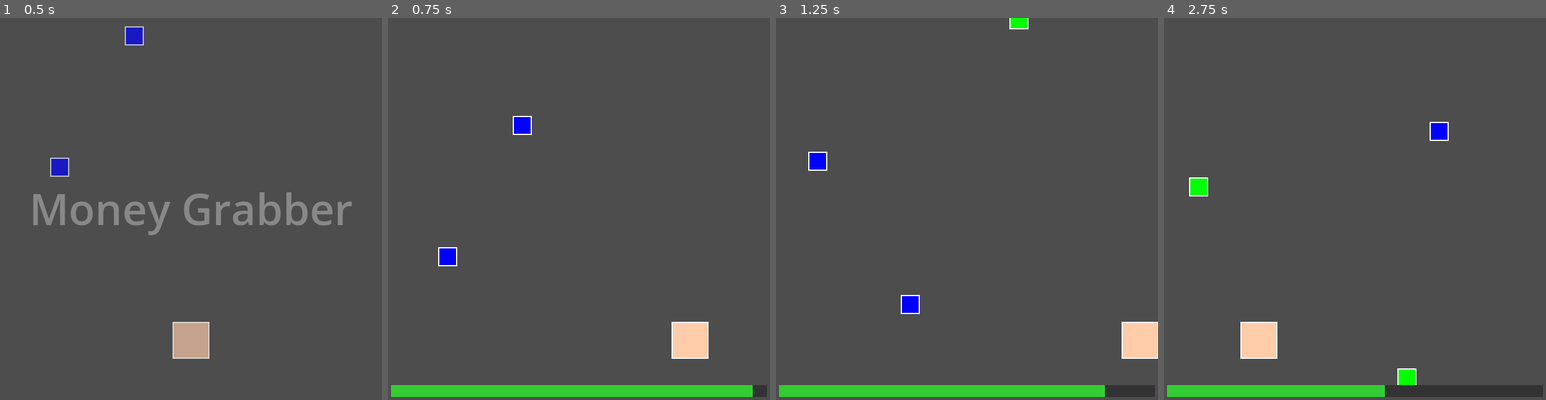
Above: before the commit, frames 1-4 (left to right).
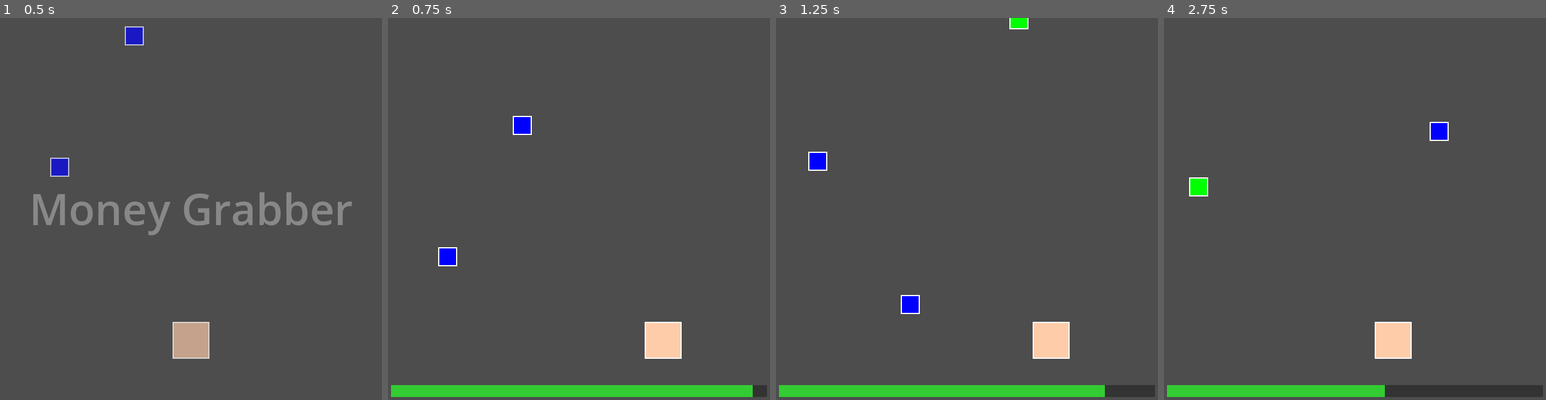
Above: after the commit, the same moments.

Repository: Tombarr/ai-microgames
Game: Godot game, scene res://main.tscn
Two runs of this game, one before a commit and one after it. Both use one fixed random seed, a clock stepped at 60 frames per second and the inputs below.
Inputs (mouse positions are in pixels of both pictures, inside the frame that each line leads up to):
- Up to frame 1 (0.5 s): no input
- Up to frame 2 (0.75 s): tap Enter (ui_accept) at 0.5 s; move the mouse to (663, 189) at 0.52 s; hold D (move_right) from 0.53 s (still down); hold Space (jump) from 0.53 s (still down); click (663, 189) at 0.67 s
- Up to frame 3 (1.25 s): keep holding D (move_right); keep holding Space (jump)
- Up to frame 4 (2.75 s): release D (move_right) at 1.25 s; release Space (jump) at 1.25 s; drag from (1278, 228) to (1526, 338) at 1.27 s; move the mouse to (1393, 124) at 2.02 s; hold A (move_left) from 2.03 s (still down); hold Space (jump) from 2.03 s (still down); click (1393, 124) at 2.17 s

Frame 1 is identical in both runs. In frame 2, 1.4% of the frame differs, in the area x 67-84%, y 79-90%; in frame 3, 1.9%; in frame 4, 2.1%, in the area x 20-67%, y 79-97%.

Commit message:
touch controls

Diff:
--- a/games/box_pusher/main.gd
+++ b/games/box_pusher/main.gd
@@ -118,6 +118,11 @@
 # Visuals
 var player_sprite: Sprite2D
 var box_sprite: Sprite2D
+
+# Touch input
+var touch_start_pos: Vector2 = Vector2.ZERO
+var touch_active: bool = false
+const SWIPE_THRESHOLD: float = 30.0  # Minimum distance for a swipe
 
 func _ready():
 	instruction = "PUSH!"
@@ -239,15 +244,36 @@
 		return
 
 	var dir = Vector2i.ZERO
-	# Arrow keys
-	if event.is_action_pressed("ui_up") or event.is_action_pressed("move_up"):
-		dir = Vector2i.UP
-	elif event.is_action_pressed("ui_down") or event.is_action_pressed("move_down"):
-		dir = Vector2i.DOWN
-	elif event.is_action_pressed("ui_left") or event.is_action_pressed("move_left"):
-		dir = Vector2i.LEFT
-	elif event.is_action_pressed("ui_right") or event.is_action_pressed("move_right"):
-		dir = Vector2i.RIGHT
+
+	# Touch/Screen input for swipe gestures
+	if event is InputEventScreenTouch:
+		if event.pressed:
+			touch_active = true
+			touch_start_pos = event.position
+		else:
+			if touch_active:
+				touch_active = false
+				var swipe_vector = event.position - touch_start_pos
+
+				# Check if swipe is long enough
+				if swipe_vector.length() >= SWIPE_THRESHOLD:
+					# Determine primary direction (largest component)
+					if abs(swipe_vector.x) > abs(swipe_vector.y):
+						dir = Vector2i.RIGHT if swipe_vector.x > 0 else Vector2i.LEFT
+					else:
+						dir = Vector2i.DOWN if swipe_vector.y > 0 else Vector2i.UP
+
+	# Mouse input for desktop testing (single click to move toward click)
+	elif event is InputEventMouseButton and event.pressed and event.button_index == MOUSE_BUTTON_LEFT:
+		var click_pos = event.position
+		var player_screen_pos = level_root.position + (Vector2(player_pos) * TILE_SIZE + Vector2(TILE_SIZE/2.0, TILE_SIZE/2.0)) * level_root.scale
+		var to_click = click_pos - player_screen_pos
+
+		# Determine direction based on which component is larger
+		if abs(to_click.x) > abs(to_click.y):
+			dir = Vector2i.RIGHT if to_click.x > 0 else Vector2i.LEFT
+		else:
+			dir = Vector2i.DOWN if to_click.y > 0 else Vector2i.UP
 
 	if dir != Vector2i.ZERO:
 		_try_move(dir)
--- a/games/flappy_bird/main.gd
+++ b/games/flappy_bird/main.gd
@@ -69,12 +69,11 @@
 func _process(delta):
 	time_elapsed += delta
 
-	# Check timeout
+	# Check timeout - surviving 5 seconds is a win!
 	if time_elapsed >= GAME_DURATION:
 		if not game_ended:
-			# Only play lose sound if player didn't score
-			if current_score == 0:
-				$sfx_lose.play()
+			add_score(100)  # Win by survival
+			$sfx_win.play()
 			end_game()
 			game_ended = true
 		return
@@ -103,20 +102,11 @@
 	for i in range(pipes.size() - 1, -1, -1):
 		var pipe = pipes[i]
 
-		# Check if bird passed the pipe
+		# Check if bird passed the pipe (just for scoring, not for win condition)
 		if not pipe.get_meta("passed") and pipe.position.x + PIPE_WIDTH < bird.position.x:
 			pipe.set_meta("passed", true)
 			pipes_passed += 1
-			add_score(1)
 			print("Passed pipe! Total: " + str(pipes_passed))
-
-			# Check win condition
-			if pipes_passed >= TARGET_SCORE:
-				add_score(100)  # Bonus for winning
-				$sfx_win.play()
-				end_game()
-				game_ended = true
-				return
 
 		# Check collision with pipe
 		var top_pipe = pipe.get_node("TopPipe")
@@ -142,11 +132,11 @@
 	if game_ended:
 		return
 
-	if event is InputEventMouseButton and event.pressed and event.button_index == MOUSE_BUTTON_LEFT:
+	# Touch/tap input for jumping
+	if event is InputEventScreenTouch and event.pressed:
 		bird_velocity = JUMP_VELOCITY
-	elif event is InputEventScreenTouch and event.pressed:
-		bird_velocity = JUMP_VELOCITY
-	elif event.is_action_pressed("jump") or event.is_action_pressed("ui_up") or event.is_action_pressed("move_up"):
+	# Mouse click for desktop compatibility
+	elif event is InputEventMouseButton and event.pressed and event.button_index == MOUSE_BUTTON_LEFT:
 		bird_velocity = JUMP_VELOCITY
 
 func _spawn_pipe(safe_gap_y: float = -1.0):
--- a/games/geo_stacker/main.gd
+++ b/games/geo_stacker/main.gd
@@ -68,6 +68,13 @@
 var drop_timer = 0.0
 var drop_interval = 0.5  # Faster drops for microgame
 
+# Touch input
+var touch_start_pos: Vector2 = Vector2.ZERO
+var touch_active: bool = false
+var swipe_processed: bool = false  # Track if swipe was already processed
+const SWIPE_THRESHOLD: float = 30.0  # Minimum distance for a swipe
+const TAP_THRESHOLD: float = 10.0  # Maximum distance for a tap (rotation)
+
 func _ready():
 	instruction = "STACK!"
 	super._ready()
@@ -229,15 +236,71 @@
 		drop_timer = 0.0
 		_move_piece(Vector2(0, 1))
 
-	# Input handling (Arrow keys and WASD via custom actions)
-	if Input.is_action_just_pressed("ui_left") or Input.is_action_just_pressed("move_left"):
-		_move_piece(Vector2(-1, 0))
-	if Input.is_action_just_pressed("ui_right") or Input.is_action_just_pressed("move_right"):
-		_move_piece(Vector2(1, 0))
-	if Input.is_action_just_pressed("ui_down") or Input.is_action_just_pressed("move_down"):
-		_move_piece(Vector2(0, 1))
-	if Input.is_action_just_pressed("ui_up") or Input.is_action_just_pressed("move_up"):
-		_rotate_piece()
+func _input(event):
+	if not game_active or current_piece == null:
+		return
+
+	# Touch/Screen input for swipe gestures
+	if event is InputEventScreenTouch:
+		if event.pressed:
+			touch_active = true
+			touch_start_pos = event.position
+			swipe_processed = false
+		else:
+			if touch_active and not swipe_processed:
+				touch_active = false
+				var swipe_vector = event.position - touch_start_pos
+				var swipe_length = swipe_vector.length()
+
+				# Tap to rotate (small movement)
+				if swipe_length < TAP_THRESHOLD:
+					_rotate_piece()
+				# Swipe to move (larger movement)
+				elif swipe_length >= SWIPE_THRESHOLD:
+					# Determine primary direction (largest component)
+					if abs(swipe_vector.x) > abs(swipe_vector.y):
+						# Horizontal swipe
+						if swipe_vector.x > 0:
+							_move_piece(Vector2(1, 0))
+						else:
+							_move_piece(Vector2(-1, 0))
+					else:
+						# Vertical swipe down (fast drop)
+						if swipe_vector.y > 0:
+							_move_piece(Vector2(0, 1))
+
+	# Screen drag for continuous movement during swipe
+	elif event is InputEventScreenDrag and touch_active and not swipe_processed:
+		var swipe_vector = event.position - touch_start_pos
+		var swipe_length = swipe_vector.length()
+
+		# Process swipe as soon as threshold is met
+		if swipe_length >= SWIPE_THRESHOLD:
+			swipe_processed = true
+			if abs(swipe_vector.x) > abs(swipe_vector.y):
+				# Horizontal swipe
+				if swipe_vector.x > 0:
+					_move_piece(Vector2(1, 0))
+				else:
+					_move_piece(Vector2(-1, 0))
+			else:
+				# Vertical swipe down
+				if swipe_vector.y > 0:
+					_move_piece(Vector2(0, 1))
+
+	# Mouse input for desktop compatibility
+	elif event is InputEventMouseButton and event.pressed:
+		if event.button_index == MOUSE_BUTTON_LEFT:
+			# Click on left side = move left, right side = move right, center = rotate
+			var viewport_width = get_viewport_rect().size.x
+			if event.position.x < viewport_width / 3.0:
+				_move_piece(Vector2(-1, 0))
+			elif event.position.x > viewport_width * 2.0 / 3.0:
+				_move_piece(Vector2(1, 0))
+			else:
+				_rotate_piece()
+		elif event.button_index == MOUSE_BUTTON_RIGHT:
+			_rotate_piece()
 
 func _end_game(did_win: bool):
 	if not game_active:
--- a/games/money_grabber/main.gd
+++ b/games/money_grabber/main.gd
@@ -4,7 +4,6 @@
 const TARGET_SCORE: int = 30
 const HAND_Y_OFFSET: float = 100.0 # From bottom
 const SPAWN_MARGIN: float = 50.0
-const HAND_SPEED: float = 400.0  # Keyboard movement speed
 
 # Sound effects
 const SFX_WIN = preload("res://shared/assets/sfx_win.wav")
@@ -54,24 +53,11 @@
 	if not game_active:
 		return
 
-	# 1. Move Hand (Follow Mouse/Touch X or Keyboard)
-	var move_dir = 0.0
-	if Input.is_action_pressed("ui_left") or Input.is_action_pressed("move_left"):
-		move_dir -= 1.0
-	if Input.is_action_pressed("ui_right") or Input.is_action_pressed("move_right"):
-		move_dir += 1.0
-
-	if move_dir != 0.0:
-		# Keyboard movement - direct control
-		hand.position.x += move_dir * HAND_SPEED * speed_multiplier * delta
-		hand.position.x = clamp(hand.position.x, 30, viewport_size.x - 30)
-	else:
-		# Mouse/touch movement - only if no keyboard input
-		var mouse_x = get_viewport().get_mouse_position().x
-		# Only follow mouse if it's significantly different from current position
-		if abs(mouse_x - hand.position.x) > 5.0:
-			hand.position.x = lerp(hand.position.x, mouse_x, 30.0 * delta)
-			hand.position.x = clamp(hand.position.x, 30, viewport_size.x - 30)
+	# 1. Move Hand (Follow Touch/Mouse X position directly)
+	var target_x = get_viewport().get_mouse_position().x
+	# Smooth follow for more natural movement
+	hand.position.x = lerp(hand.position.x, target_x, 20.0 * delta)
+	hand.position.x = clamp(hand.position.x, 30, viewport_size.x - 30)
 
 	# 2. Spawn Rubies
 	spawn_timer -= delta
